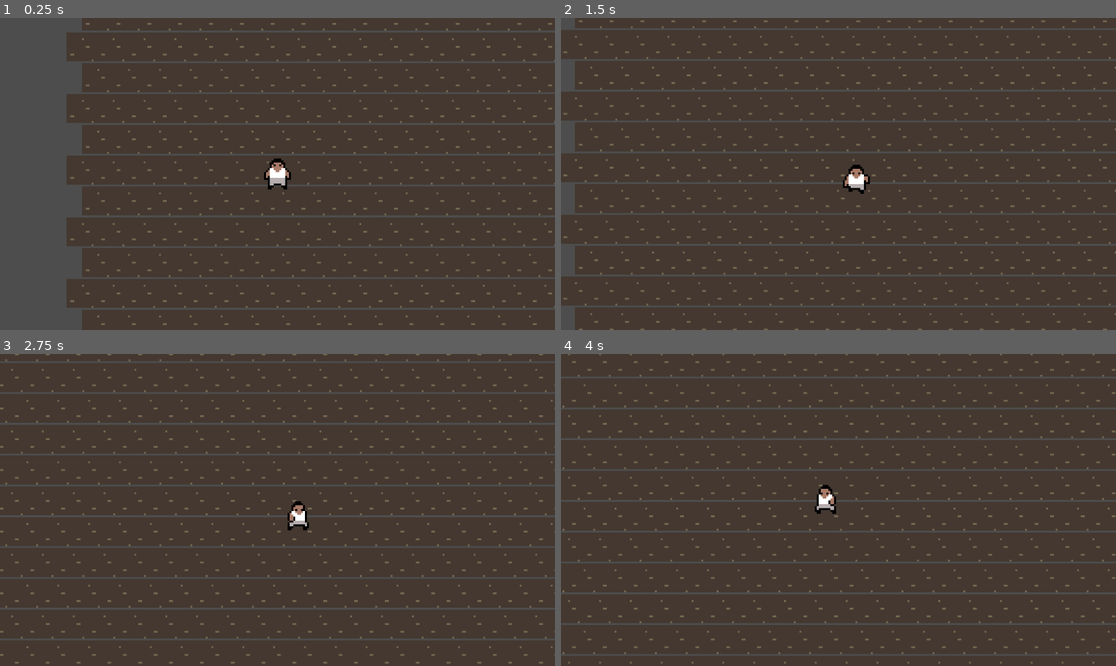
Above: before the commit, frames 1-4 (two rows, left to right).
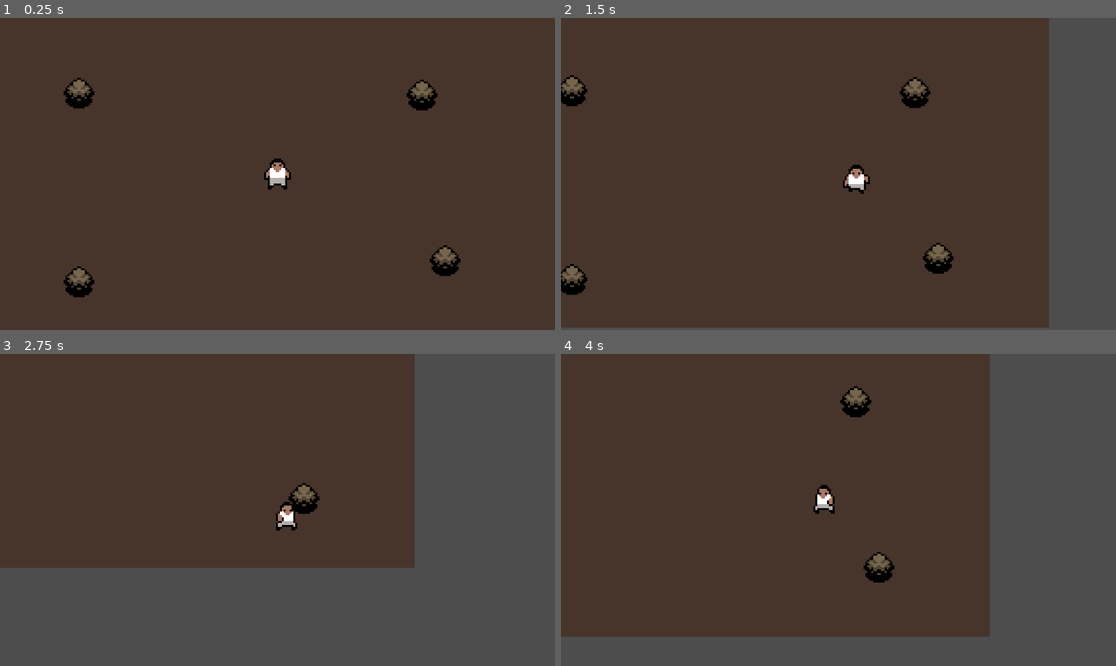
Above: after the commit, the same moments.

Repository: Liamthemannen/Project-2--Spel
Game: Godot game, scene res://Scen/main.tscn
Two runs of this game, one before a commit and one after it. Both use one fixed random seed, a clock stepped at 60 frames per second and the inputs below.
Inputs:
- Up to frame 1 (0.25 s): no input
- Up to frame 2 (1.5 s): tap Enter at 0.5 s; hold D (Go_right) 0.53-1.28 s; hold S (Go_down) from 1.28 s (still down)
- Up to frame 3 (2.75 s): release S (Go_down) at 2.03 s; hold D (Go_right) from 2.03 s (still down)
- Up to frame 4 (4 s): release D (Go_right) at 2.78 s; hold W (Go_Up) 2.78-3.53 s; hold A (Go_left) from 3.53 s (still down)

The runs differ from the first frame. In frame 1, 21% of the frame differs, in the area x 0-100%, y 0-100%; in frame 2, 21%; in frame 3, 49%; in frame 4, 34%.

Commit message:
Map_&_Buske

Diff:
--- /dev/null
+++ b/Scen/Buske.tscn
@@ -0,0 +1,19 @@
+[gd_scene load_steps=4 format=3 uid="uid://cgkc2fjkwhe2h"]
+
+[ext_resource type="Texture2D" uid="uid://bol12y5olbo5v" path="res://Design/Zombie Apocalypse Tileset/Organized separated sprites/Modular Bushes/Zombie-Tileset---_0090_Capa-91.png" id="1_3d1jc"]
+
+[sub_resource type="PhysicsMaterial" id="PhysicsMaterial_3d1jc"]
+
+[sub_resource type="CircleShape2D" id="CircleShape2D_3d1jc"]
+radius = 7.0
+
+[node name="Buske" type="StaticBody2D"]
+disable_mode = 1
+physics_material_override = SubResource("PhysicsMaterial_3d1jc")
+
+[node name="Sprite2D" type="Sprite2D" parent="."]
+texture = ExtResource("1_3d1jc")
+
+[node name="CollisionShape2D" type="CollisionShape2D" parent="."]
+position = Vector2(0, -1)
+shape = SubResource("CircleShape2D_3d1jc")
--- a/Scen/Spelkaraktär.tscn
+++ b/Scen/Spelkaraktär.tscn
@@ -53,6 +53,10 @@
 "speed": 6.0
 }]
 
+[sub_resource type="CapsuleShape2D" id="CapsuleShape2D_xqwvk"]
+radius = 5.0
+height = 14.0
+
 [node name="CharacterBody2D" type="CharacterBody2D"]
 script = ExtResource("1_bipid")
 
@@ -61,6 +65,7 @@
 animation = &"Uppåt"
 
 [node name="CollisionShape2D" type="CollisionShape2D" parent="."]
+shape = SubResource("CapsuleShape2D_xqwvk")
 
 [node name="Camera2D" type="Camera2D" parent="."]
 zoom = Vector2(4, 4)
--- a/Scen/main.tscn
+++ b/Scen/main.tscn
@@ -1,14 +1,34 @@
 [gd_scene load_steps=3 format=3 uid="uid://dpt1j6hgafrji"]
 
-[ext_resource type="PackedScene" uid="uid://cc1efn1jwvg4t" path="res://Scen/Map.tscn" id="1_303lf"]
 [ext_resource type="PackedScene" uid="uid://c2nmf1b7m2v7b" path="res://Scen/Spelkaraktär.tscn" id="2_6u201"]
+[ext_resource type="PackedScene" uid="uid://cgkc2fjkwhe2h" path="res://Scen/Buske.tscn" id="2_303lf"]
 
 [node name="Main" type="Node2D"]
 
-[node name="TileMap" parent="." instance=ExtResource("1_303lf")]
-position = Vector2(66, -42)
+[node name="Bakgrund" type="ColorRect" parent="."]
+offset_left = -143.0
+offset_top = -81.0
+offset_right = -102.437706
+offset_bottom = -39.514538
+scale = Vector2(7.11373, 3.904982)
+color = Color(0.2784314, 0.20784314, 0.17254902, 1)
+
+[node name="Buskar" type="Node2D" parent="."]
+
+[node name="Buske" parent="Buskar" instance=ExtResource("2_303lf")]
+position = Vector2(88, 45)
+
+[node name="Buske2" parent="Buskar" instance=ExtResource("2_303lf")]
+position = Vector2(-102, -42)
+
+[node name="Buske3" parent="Buskar" instance=ExtResource("2_303lf")]
+position = Vector2(-102, 56)
+
+[node name="Buske4" parent="Buskar" instance=ExtResource("2_303lf")]
+position = Vector2(76, -41)
 
 [node name="CharacterBody2D" parent="." instance=ExtResource("2_6u201")]
+position = Vector2(1, 0)
 Speed = 75.0
 Acceleration = 3.0
 Friction = 10.0
--- /dev/null
+++ b/Scen/map2.tscn
@@ -0,0 +1,25 @@
+[gd_scene load_steps=2 format=3 uid="uid://kjrirjr7hw6f"]
+
+[ext_resource type="PackedScene" uid="uid://cgkc2fjkwhe2h" path="res://Scen/Buske.tscn" id="1_pkfje"]
+
+[node name="Map" type="Node2D"]
+
+[node name="ColorRect" type="ColorRect" parent="."]
+offset_left = -186.0
+offset_top = -109.99999
+offset_right = -146.0
+offset_bottom = -69.99999
+scale = Vector2(9.725111, 5.549922)
+color = Color(0.2784314, 0.20784314, 0.17254902, 1)
+
+[node name="Buske" parent="." instance=ExtResource("1_pkfje")]
+position = Vector2(4, 4)
+
+[node name="Buske2" parent="." instance=ExtResource("1_pkfje")]
+position = Vector2(17, 28)
+
+[node name="Buske3" parent="." instance=ExtResource("1_pkfje")]
+position = Vector2(31, 10)
+
+[node name="Buske4" parent="." instance=ExtResource("1_pkfje")]
+position = Vector2(3, 36)
Not shown: 1 places in Scen/Spelkaraktär.tscn that only renumber resources
